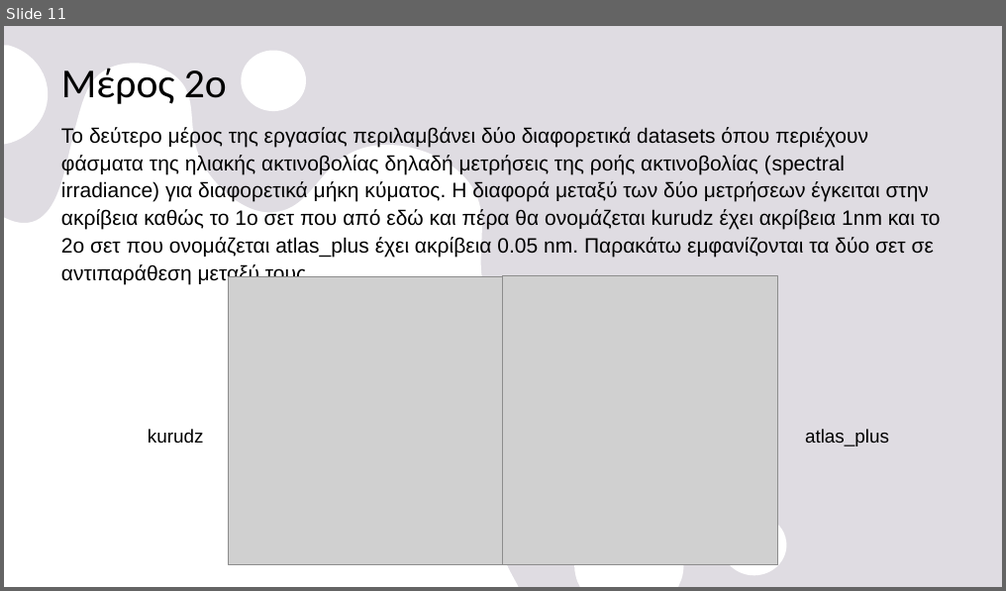
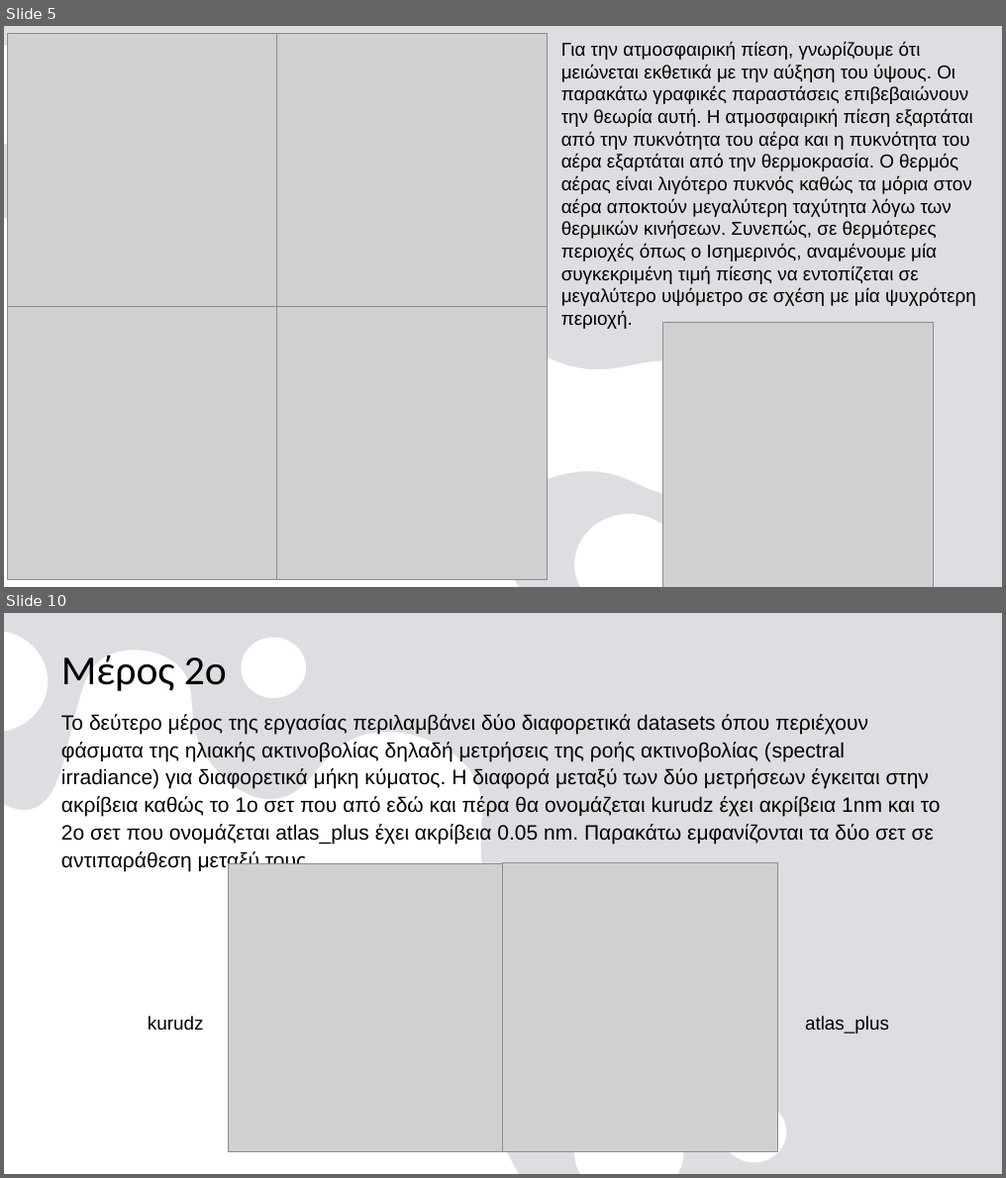
Before and after one commit to nadezsha/MSc---Applied-Meteorology-and-Environmental-Physics, a slide deck: Radiation and Atmosphere Interaction/Report 0/ΕργασίαΜηδέν.pptx. Shown one above the other, each under a label of ours: slide 11 before the commit, slides 5 and 10 after it; the slides between them are not shown. The pictures are 1006x591 and 1006x1178 pixels, drawn with LibreOffice and Linux fonts; fonts in the diff are those of the drawing; grey boxes stand for pictures. Boxes give left, top, right and bottom in pixels: in the first picture for what was removed or moved away, otherwise in the second. Text is boxed around its words. In the diff, an @@ line names an element or a change of style, - is before the commit and + after.

```diff
--- a/Radiation and Atmosphere Interaction/Report 0/ΕργασίαΜηδέν.pptx
+++ b/Radiation and Atmosphere Interaction/Report 0/ΕργασίαΜηδέν.pptx
@@ slide 5 added at <box>4,26,1002,587</box>, background #E5E2E8; not listed: 2 template elements that a slide beside it also shows @@
@@ picture added at <box>7,34,277,307</box> @@
@@ picture added at <box>277,34,548,307</box> @@
@@ text added at <box>561,41,976,329</box>, 18 pt, text #000000 @@
+Για την ατμοσφαιρική πίεση, γνωρίζουμε ότι μειώνεται εκθετικά με την αύξηση του ύψους. Οι παρακάτω γραφικές παραστάσεις επιβεβαιώνουν την θεωρία αυτή. Η ατμοσφαιρική πίεση εξαρτάται από την πυκνότητα του αέρα και η πυκνότητα του αέρα εξαρτάται από την θερμοκρασία. Ο θερμός αέρας είναι λιγότερο πυκνός καθώς τα μόρια στον αέρα αποκτούν μεγαλύτερη ταχύτητα λόγω των θερμικών κινήσεων. Συνεπώς, σε θερμότερες περιοχές όπως ο Ισημερινός, αναμένουμε μία συγκεκριμένη τιμή πίεσης να εντοπίζεται σε μεγαλύτερο υψόμετρο σε σχέση με μία ψυχρότερη περιοχή.
@@ picture added at <box>7,307,277,580</box> @@
@@ picture added at <box>277,307,548,580</box> @@
@@ picture added at <box>662,322,933,587</box> @@
@@ what was slide 11 is now slide 10 @@
```
Also in this commit, not shown: 4 slides changed, 3 other slides added, 5 slides removed.
